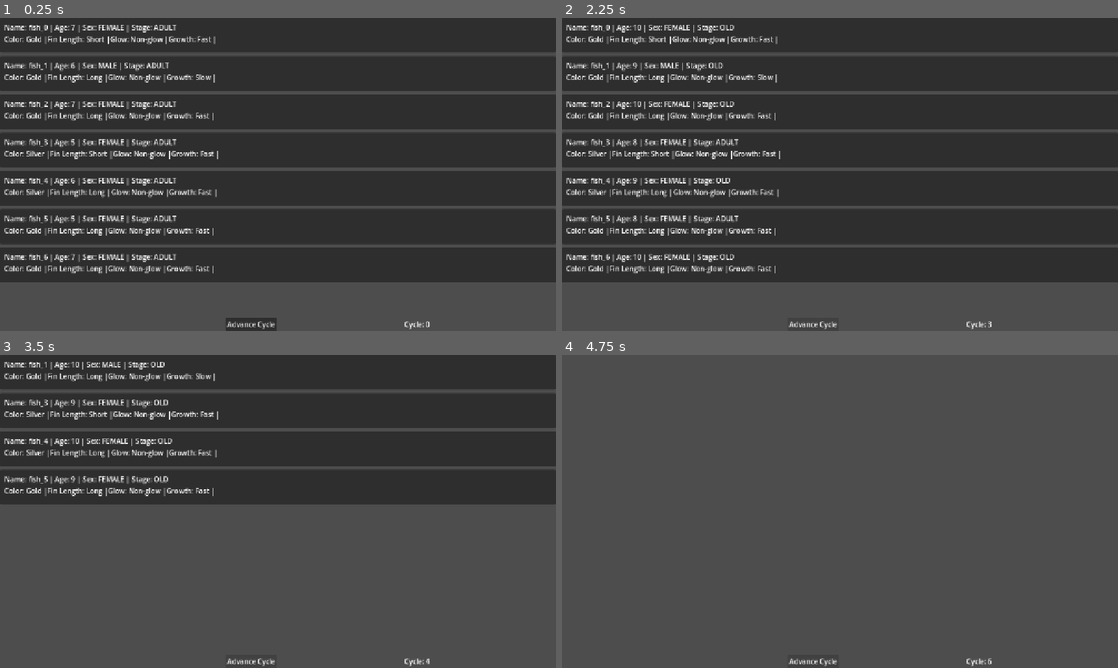
Above: before the commit, frames 1-4 (two rows, left to right).
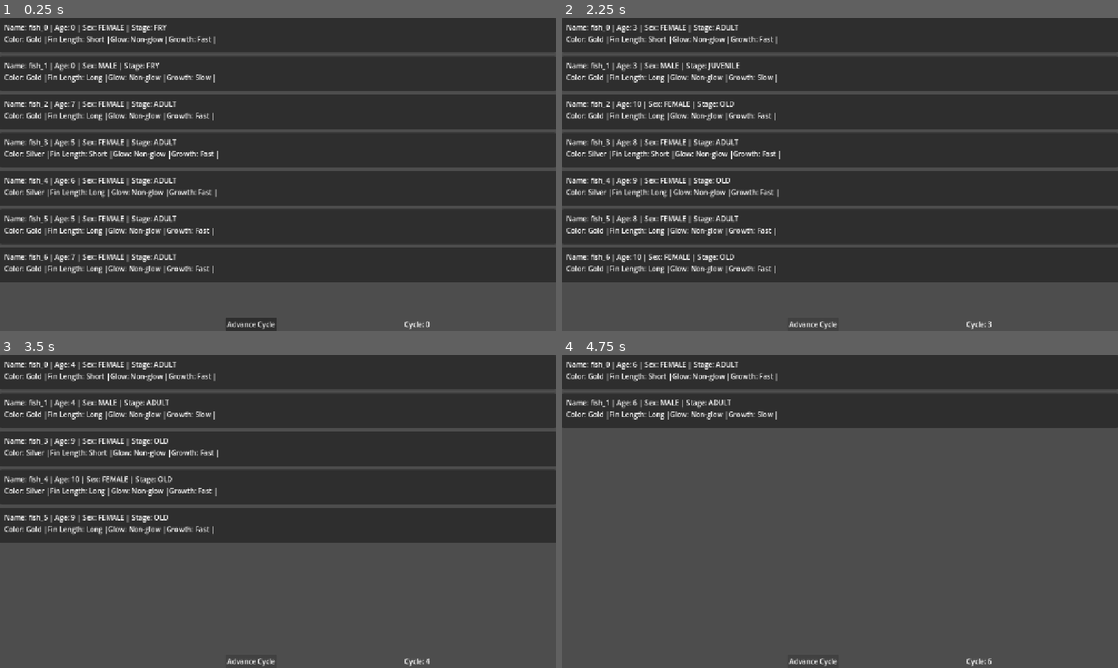
Above: after the commit, the same moments.

Repository: Impendable/project-guppy
Game: Godot game, scene res://ui/roster_screen.tscn
Two runs of this game, one before a commit and one after it. Both use one fixed random seed, a clock stepped at 60 frames per second and the inputs below.
Inputs:
- Up to frame 1 (0.25 s): no input
- Up to frame 2 (2.25 s): click "Advance Cycle" at 0.5 s; click "Advance Cycle" at 1.25 s; click "Advance Cycle" at 2 s
- Up to frame 3 (3.5 s): tap Enter at 2.75 s
- Up to frame 4 (4.75 s): tap Space at 3.5 s; tap Enter at 4.25 s

The runs differ from the first frame. In frame 1, 0.1% of the frame differs, in the area x 12-32%, y 2-17%; in frame 2, 0.3%; in frame 3, 13%; in frame 4, 21%, in the area x 0-100%, y 0-24%.

Commit message:
Set two fish to age through all stages

Diff:
--- a/sim/roster_generator.gd
+++ b/sim/roster_generator.gd
@@ -48,9 +48,15 @@
 
 	# Guarantee breeding pair
 	roster[0].sex = FishData.Sex.FEMALE
+	roster[0].genome.alleles["growth"] = ["F", "F"]
+	roster[0].age = 0
+	roster[0].life_stage = FishData.LifeStage.FRY
 	roster[1].sex = FishData.Sex.MALE
+	roster[1].genome.alleles["growth"] = ["f", "f"]
+	roster[1].age = 0
+	roster[1].life_stage = FishData.LifeStage.FRY
 
-	# Resolve Phenotypes Once.
+	# Resolve Phenotypes Once
 	for fish in roster:
 		fish.cached_phenotype_dictionary = PhenotypeResolver.resolve(fish.genome, registry)
 
--- a/tests/test_aging.gd
+++ b/tests/test_aging.gd
@@ -57,4 +57,18 @@
 cycle 07 |DIED fish_3 |DIED fish_4 |DIED fish_6 |
 pond empty at cycle 7
 
+OUTPUT Test 3 (Aging Cycle Verification):
+RNG seed(AGINGTEST): 13579
+cycle 01 |fish_0: age 1 FRY (Fast) | fish_1: age 1 FRY (Slow) | fish_2: age 8 ADULT (Fast) | fish_3: age 5 ADULT (Fast) | fish_4: age 5 ADULT (Fast) | fish_5: age 7 ADULT (Fast) | fish_6: age 5 ADULT (Fast) |
+cycle 02 |fish_0: age 2 JUVENILE (Fast) | fish_1: age 2 JUVENILE (Slow) | fish_2: age 9 OLD (Fast) | fish_3: age 6 ADULT (Fast) | fish_4: age 6 ADULT (Fast) | fish_5: age 8 ADULT (Fast) | fish_6: age 6 ADULT (Fast) |
+cycle 03 |fish_0: age 3 ADULT (Fast) | fish_1: age 3 JUVENILE (Slow) | fish_2: age 10 OLD (Fast) | fish_3: age 7 ADULT (Fast) | fish_4: age 7 ADULT (Fast) | fish_5: age 9 OLD (Fast) | fish_6: age 7 ADULT (Fast) |
+cycle 04 |fish_0: age 4 ADULT (Fast) | fish_1: age 4 ADULT (Slow) | fish_3: age 8 ADULT (Fast) | fish_4: age 8 ADULT (Fast) | fish_5: age 10 OLD (Fast) | fish_6: age 8 ADULT (Fast) | DIED fish_2 |
+cycle 05 |fish_0: age 5 ADULT (Fast) | fish_1: age 5 ADULT (Slow) | fish_3: age 9 OLD (Fast) | fish_4: age 9 OLD (Fast) | fish_6: age 9 OLD (Fast) | DIED fish_5 |
+cycle 06 |fish_0: age 6 ADULT (Fast) | fish_1: age 6 ADULT (Slow) | fish_3: age 10 OLD (Fast) | fish_4: age 10 OLD (Fast) | fish_6: age 10 OLD (Fast) |
+cycle 07 |fish_0: age 7 ADULT (Fast) | fish_1: age 7 ADULT (Slow) | DIED fish_3 |DIED fish_4 |DIED fish_6 |
+cycle 08 |fish_0: age 8 ADULT (Fast) | fish_1: age 8 ADULT (Slow) |
+cycle 09 |fish_0: age 9 OLD (Fast) | fish_1: age 9 OLD (Slow) |
+cycle 10 |fish_0: age 10 OLD (Fast) | fish_1: age 10 OLD (Slow) |
+cycle 11 |DIED fish_0 |DIED fish_1 |
+pond empty at cycle 11
 '''
